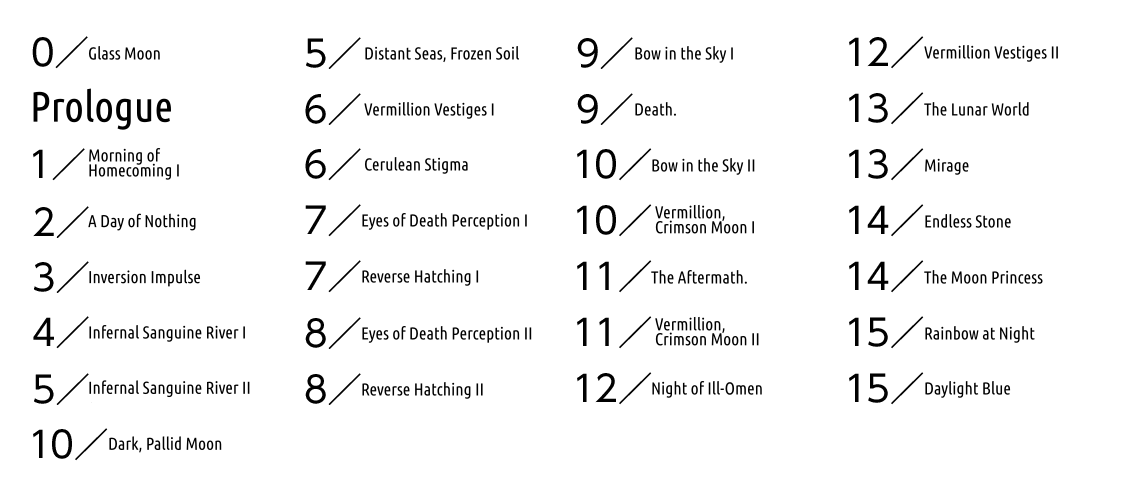
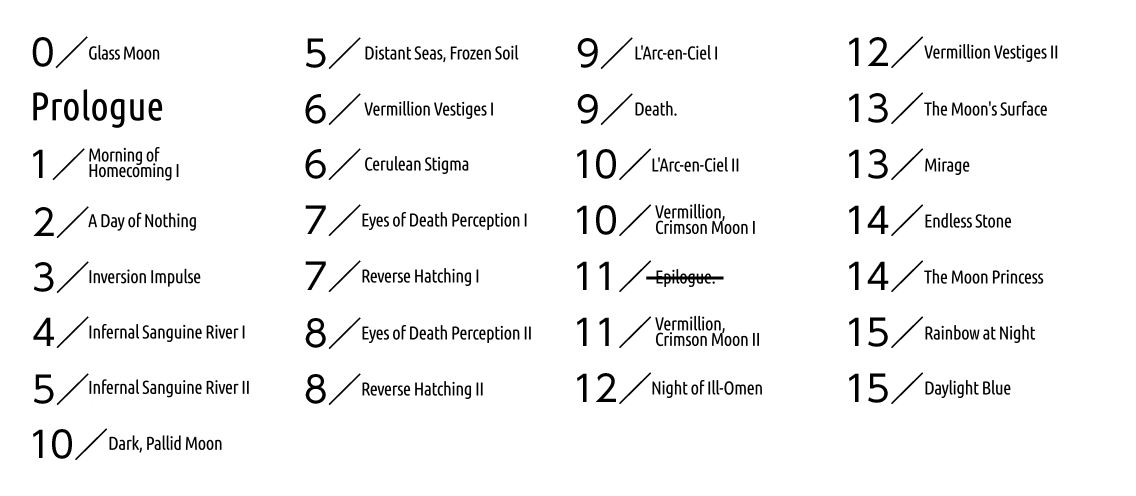
Before/after of a 1136 × 496 layered artwork. What changed in the layer stack:
painted on "background" over box(33, 44, 1058, 453)
